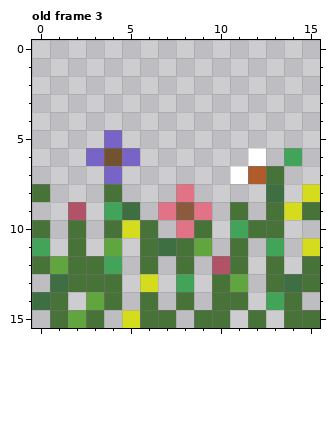
Pixel-art file -- ase_files/block1.aseprite. The first picture shows the starting point.
16x16 pixels, 4 frames. Shown: old frame 3.
Now the later version:
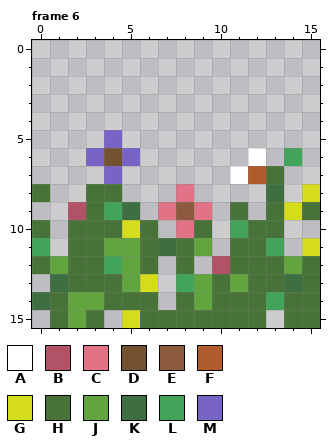
Palette (. is transparent): A #ffffff  B #b25266  C #e27285  D #735231  E #8c5b3e  F #b05b2c  G #d5dc1d  H #477238  J #61a53f  K #3d6f43  L #42a459  M #7864c6
A new or re-ordered frame is compared with the old frame closest to it.
From old to new:
frames 4 -> 6
Changed rows in their new state; - is an unchanged pixel.
Frame 6 is new; against old frame 3:
first column x 2:
 8 -H------------
 9 -H------------
10 -H------------
11 -H-J------H---
12 ---J------H-J-
13 ---J---J--H---
14 J--H---J--H--H
15 ------H--H----
Where, in picture pixels (left, top, right, bottom), the same in both pictures:
added: (68, 184, 320, 328)
